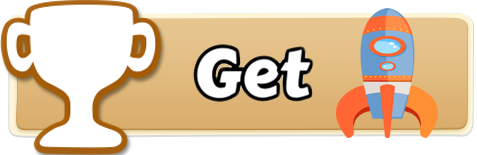
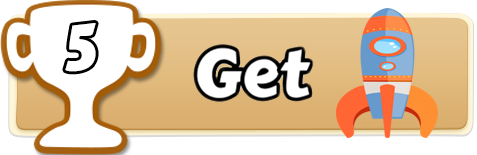
Comparing the layer stacks of the two 477 x 155 images. Changes:
added layer "5" above "Cup icon 사본" over [left=65, top=23, right=96, bottom=72]
